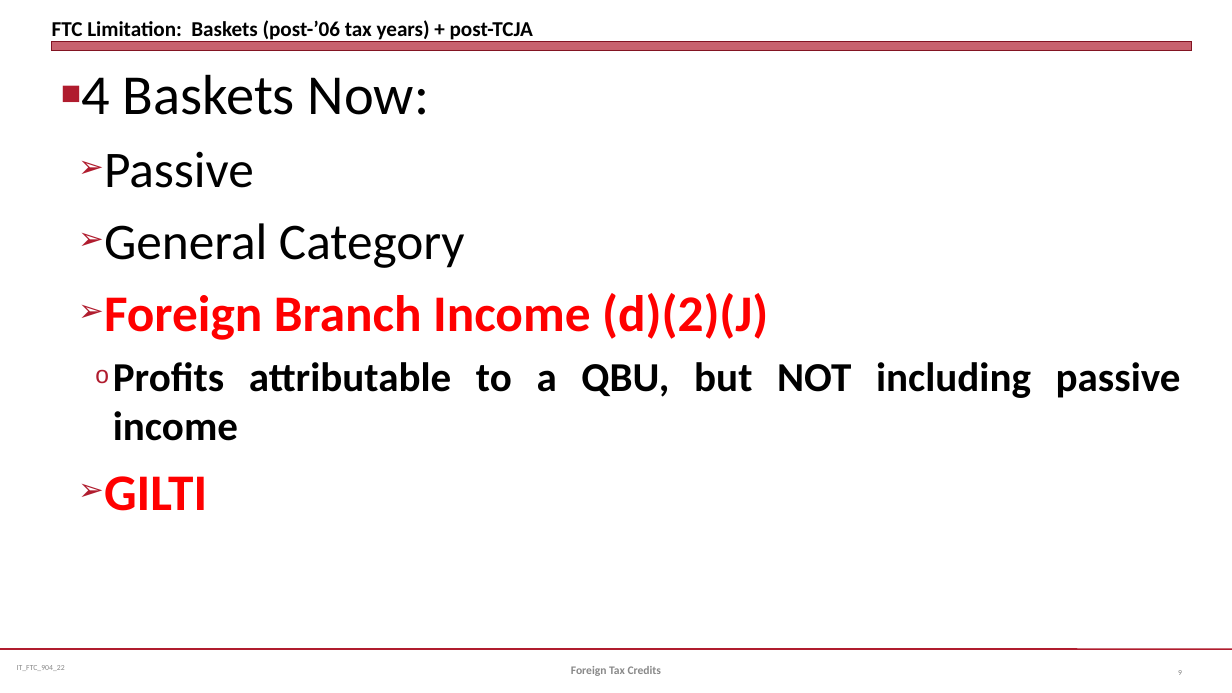
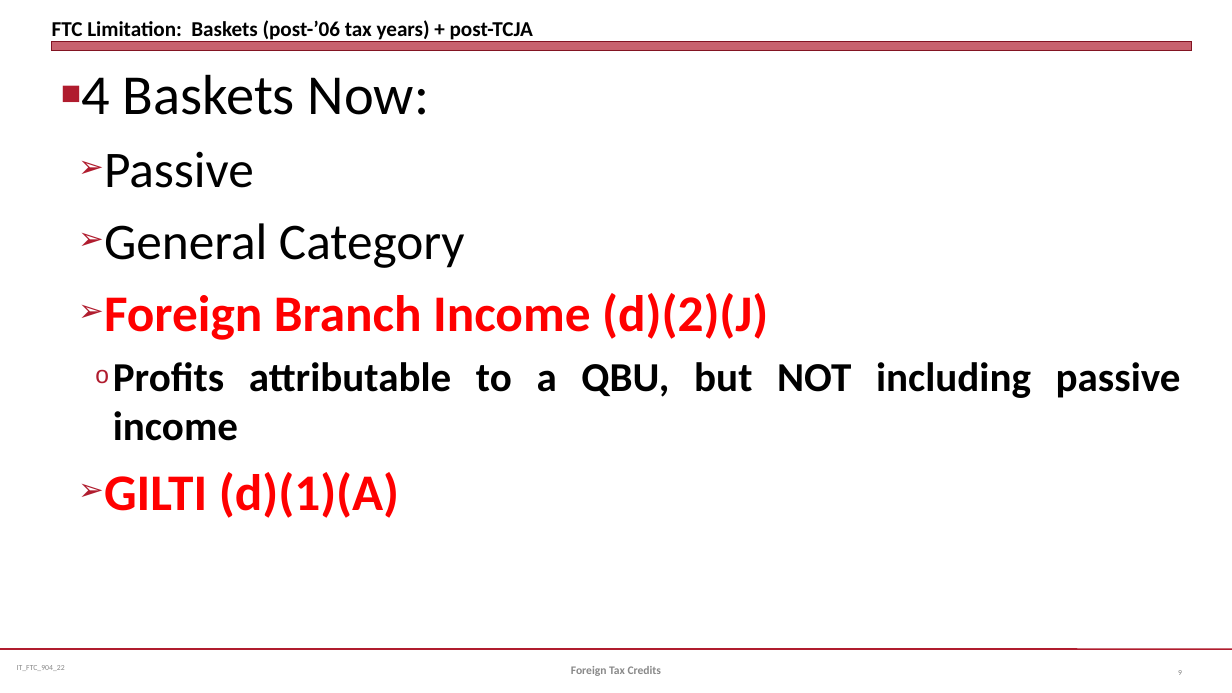
Before and after one commit to jmc877/International-Tax, a slide deck: slide 9 of slides/IT_FTC_904_22_partial.pptx. Drawn at 1232x693 pixels with LibreOffice and Linux fonts; fonts in the diff are those of the drawing. Boxes give left, top, right and bottom in pixels: in the first picture for what was removed or moved away, otherwise in the second. Text is boxed around its words. In the diff, an @@ line names an element or a change of style, - is before the commit and + after.

```diff
--- a/slides/IT_FTC_904_22_partial.pptx
+++ b/slides/IT_FTC_904_22_partial.pptx
@@ text at (104, 472, 399, 518): text changed @@
-  ➢ GILTI
+  ➢ GILTI (d)(1)(A)
```
Also in this commit, not shown: 1 other slide changed, 2 other files.
